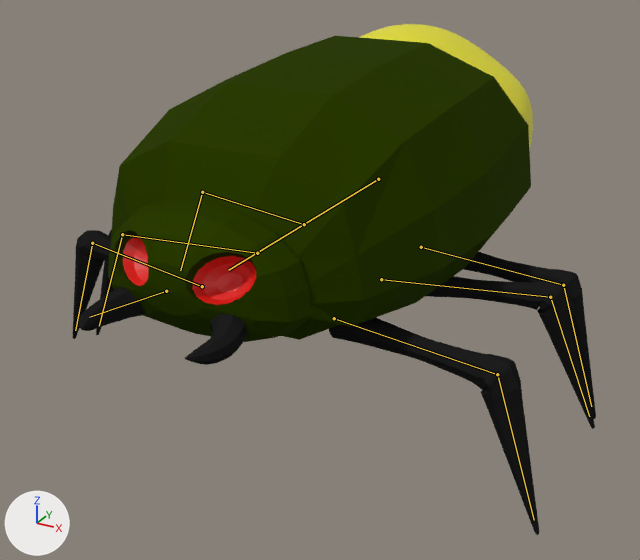
Renders of the Blender file Assets/3D models/bug.blend from each side of a commit.
Both versions are drawn from a 50 mm camera at (2.85, -5.14, 2.09) aimed at (0.01, 0.02, -0.49). The axes (+X, +Y, +Z) are drawn at lower left. The lights are the same throughout. Both versions are drawn at frame 11 of the action 'walk'; the numbers are the values there. The bones that bend it are drawn over the model as lines.
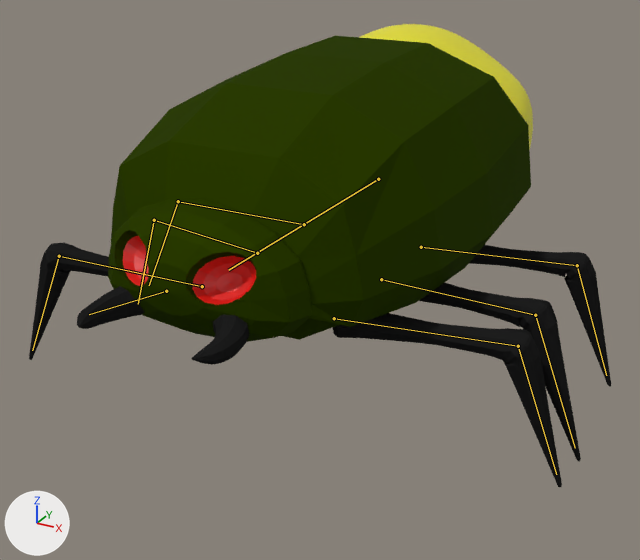
Where the change shows, as pixel boxes (x1, y1, x2, y2) in the pictures (640 x 560 px):
'Plane.003', posed (14% wider, 20% shorter): before (73, 230, 539, 535); after (29, 243, 562, 487)
'Plane.001', posed: before (96, 229, 595, 429); after (419, 282, 581, 461)
'Plane.002', posed (8% wider, 15% shorter): before (464, 252, 596, 419); after (469, 245, 611, 387)
'Plane', posed: before (79, 286, 247, 365); after (77, 286, 249, 365)
bone 'Tooth', root to tip: before (166, 291) to (89, 317); after (166, 291) to (89, 314)
bone 'Back leg 1.R', root to tip: before (304, 224) to (202, 192); after (304, 224) to (178, 201)
bone 'Mid leg 1.R', root to tip: before (257, 253) to (122, 234); after (257, 253) to (154, 220)
bone 'Front leg 1.R', root to tip: before (202, 286) to (92, 243); after (202, 286) to (59, 256)
bone 'Back leg 1.L', root to tip: before (421, 247) to (563, 285); after (421, 247) to (577, 265)
bone 'Mid leg 1.L', root to tip: before (381, 279) to (550, 297); after (381, 279) to (535, 315)
bone 'Front leg 1.L', root to tip: before (334, 318) to (497, 374); after (334, 318) to (518, 346)

The edits, one by one:
Bone 'Tooth' (bone_tooth) turns from (0, 3, -16) to (0, 3, -20) degrees about its own x, y and z.
Bone 'Back leg 1.R' (bone_back_leg_1_r) turns from (-7, 1, 9) to (-8, -1, -8) degrees about its own x, y and z.
Bone 'Mid leg 1.R' (bone_mid_leg_1_r) turns from (-5, -1, -9) to (-5, 0, 10) degrees about its own x, y and z.
Bone 'Front leg 1.R' (bone_front_leg_1_r) turns from (-7, 1, 9) to (-8, -1, -8) degrees about its own x, y and z.
Bone 'Back leg 1.L' (bone_back_leg_1_l) turns from (5, 1, -9) to (5, 0, 10) degrees about its own x, y and z.
Bone 'Mid leg 1.L' (bone_mid_leg_1_l) turns from (7, -1, 9) to (8, 1, -8) degrees about its own x, y and z.
Bone 'Front leg 1.L' (bone_front_leg_1_l) turns from (5, 1, -9) to (5, 0, 10) degrees about its own x, y and z.
